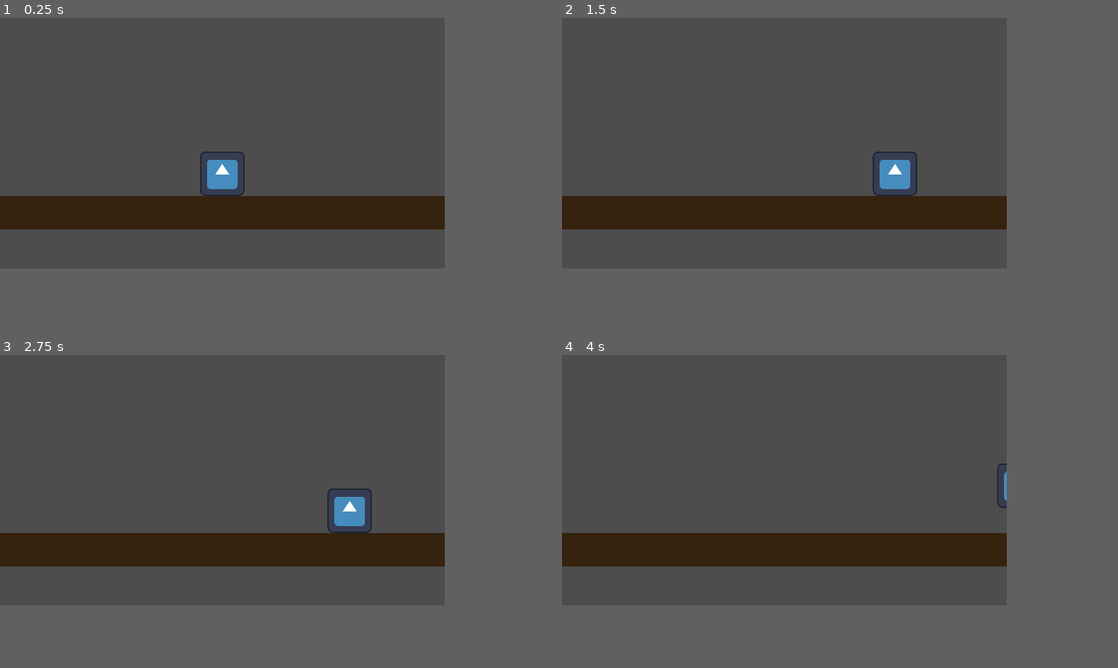
Above: before the commit, frames 1-4 (two rows, left to right).
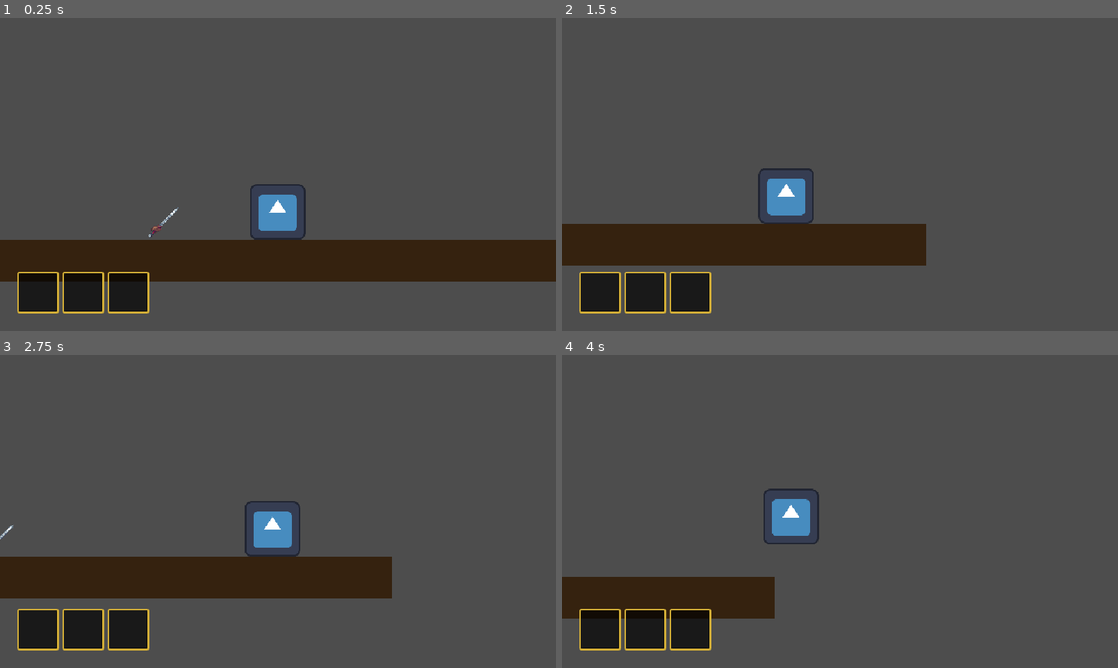
Above: after the commit, the same moments.

Repository: DA0806/baldwins-curse
Game: Godot game, scene res://Scenes/world.tscn
The game is run twice, just before and just after one commit, with the same random seed, the same clock (stepped at 60 frames per second) and the same inputs. The engine's default icon, where the game draws it, is replaced by a stand-in: a white triangle on a blue panel in a dark square.
Inputs:
- Up to frame 1 (0.25 s): no input
- Up to frame 2 (1.5 s): hold Right (move_right) from 0.53 s (still down); tap Z (attack_weapon_1, bound only after the commit) at 0.6 s; tap Space (jump) at 0.77 s; tap X (attack_weapon_2, bound only after the commit) at 0.8, 1.35 s
- Up to frame 3 (2.75 s): tap Space (jump) at 1.52 s; tap R (interact, bound only after the commit) at 1.55 s; release Right (move_right) at 2.03 s; hold Left (move_left) from 2.03 s (still down); hold R (interact, bound only after the commit) from 2.03 s (still down); tap V (next_mask, bound only after the commit) at 2.3 s
- Up to frame 4 (4 s): release Left (move_left) at 2.78 s; release R (interact, bound only after the commit) at 2.78 s; hold Right (move_right) from 2.78 s (still down); tap V (next_mask, bound only after the commit) at 2.85 s; tap Space (jump) at 3.02, 3.77 s; tap C (prev_mask, bound only after the commit) at 3.05, 3.6 s; tap Z (attack_weapon_1, bound only after the commit) at 3.8 s
In our replay, the window is 640x360 before the commit and 800x450 after it. These sizes can differ from the game's own. Grey fills any space a smaller window leaves; there, only what the larger window draws over its background counts as a difference.

The runs differ from the first frame. In frame 1, 25% of the frame differs, in the area x 0-100%, y 42-95%; in frame 2, 19%; in frame 3, 18%; in frame 4, 17%.
Error after the commit: Invalid assignment of property or key 'texture' with value of type 'Nil' on a base object of type 'null instance'. (res://Scripts/inventory_hud.gd:57)

Commit message:
Creación base de sistema de inventario y objetos

Diff:
--- /dev/null
+++ b/Items/Weapons/Copper_Sword_test.tres
@@ -0,0 +1,10 @@
+[gd_resource type="Resource" script_class="WeaponData" format=3 uid="uid://cyp805rgvnaym"]
+
+[ext_resource type="Texture2D" uid="uid://c67bln8s0mpff" path="res://Sprites/Items/Weapons/Copper_Sword.png" id="1_4tlhe"]
+[ext_resource type="Script" uid="uid://212wcwlgtnod" path="res://Scripts/Classes/WeaponData.gd" id="1_ql3g7"]
+
+[resource]
+script = ExtResource("1_ql3g7")
+name = "Copper Sword"
+icon = ExtResource("1_4tlhe")
+metadata/_custom_type_script = "uid://212wcwlgtnod"
--- /dev/null
+++ b/Scenes/InventoryHUD.tscn
@@ -0,0 +1,73 @@
+[gd_scene format=3 uid="uid://klv1ndqnc3fn"]
+
+[ext_resource type="Script" uid="uid://cisbd2bt126dw" path="res://Scripts/inventory_hud.gd" id="1_mphxm"]
+
+[sub_resource type="StyleBoxFlat" id="StyleBoxFlat_g4v7s"]
+bg_color = Color(0, 0, 0, 0.6666667)
+border_width_left = 2
+border_width_top = 2
+border_width_right = 2
+border_width_bottom = 2
+border_color = Color(0.83137256, 0.6862745, 0.21568628, 1)
+corner_radius_top_left = 2
+corner_radius_top_right = 2
+corner_radius_bottom_right = 2
+corner_radius_bottom_left = 2
+
+[node name="InventoryHUD" type="CanvasLayer" unique_id=2110751570]
+script = ExtResource("1_mphxm")
+
+[node name="MarginContainer" type="MarginContainer" parent="." unique_id=773502010]
+anchors_preset = 2
+anchor_top = 1.0
+anchor_bottom = 1.0
+offset_top = -40.0
+offset_right = 40.0
+grow_vertical = 0
+theme_override_constants/margin_left = 20
+theme_override_constants/margin_bottom = 20
+
+[node name="HBoxContainer" type="HBoxContainer" parent="MarginContainer" unique_id=777939430]
+layout_mode = 2
+
+[node name="WeaponSlot0" type="PanelContainer" parent="MarginContainer/HBoxContainer" unique_id=103944930]
+custom_minimum_size = Vector2(48, 48)
+layout_mode = 2
+theme_override_styles/panel = SubResource("StyleBoxFlat_g4v7s")
+
+[node name="WeaponIcon0" type="TextureRect" parent="MarginContainer/HBoxContainer/WeaponSlot0" unique_id=1653649064]
+layout_mode = 2
+expand_mode = 1
+stretch_mode = 5
+
+[node name="KeyLabel" type="Label" parent="MarginContainer/HBoxContainer/WeaponSlot0" unique_id=2111458112]
+layout_mode = 2
+horizontal_alignment = 2
+
+[node name="WeaponSlot1" type="PanelContainer" parent="MarginContainer/HBoxContainer" unique_id=318297238]
+custom_minimum_size = Vector2(48, 48)
+layout_mode = 2
+theme_override_styles/panel = SubResource("StyleBoxFlat_g4v7s")
+
+[node name="WeaponIcon0" type="TextureRect" parent="MarginContainer/HBoxContainer/WeaponSlot1" unique_id=283071622]
+layout_mode = 2
+expand_mode = 1
+stretch_mode = 5
+
+[node name="KeyLabel" type="Label" parent="MarginContainer/HBoxContainer/WeaponSlot1" unique_id=1481957191]
+layout_mode = 2
+horizontal_alignment = 2
+
+[node name="MaskSlot" type="PanelContainer" parent="MarginContainer/HBoxContainer" unique_id=1807070426]
+custom_minimum_size = Vector2(48, 48)
+layout_mode = 2
+theme_override_styles/panel = SubResource("StyleBoxFlat_g4v7s")
+
+[node name="MaskIcon" type="TextureRect" parent="MarginContainer/HBoxContainer/MaskSlot" unique_id=2133710436]
+layout_mode = 2
+expand_mode = 1
+stretch_mode = 5
+
+[node name="KeyLabel" type="Label" parent="MarginContainer/HBoxContainer/MaskSlot" unique_id=1136654250]
+layout_mode = 2
+horizontal_alignment = 2
--- a/Scenes/world.tscn
+++ b/Scenes/world.tscn
@@ -1,7 +1,12 @@
 [gd_scene format=3 uid="uid://ctb5fsy2hy3xd"]
 
 [ext_resource type="Script" uid="uid://j2623whot5mn" path="res://Scripts/Player.gd" id="1_go701"]
+[ext_resource type="PackedScene" uid="uid://klv1ndqnc3fn" path="res://Scenes/InventoryHUD.tscn" id="1_o06y3"]
 [ext_resource type="Texture2D" uid="uid://c10nnxceaw3oh" path="res://icon.svg" id="2_5a7ea"]
+[ext_resource type="Script" uid="uid://x2fjxeulppav" path="res://Scripts/camera_follow.gd" id="3_5a7ea"]
+[ext_resource type="Script" uid="uid://slmr1c0jrisj" path="res://Scripts/ItemPickup.gd" id="4_fo5ed"]
+[ext_resource type="Resource" uid="uid://cyp805rgvnaym" path="res://Items/Weapons/Copper_Sword_test.tres" id="5_5ukr8"]
+[ext_resource type="Script" uid="uid://bbea22sum40t1" path="res://Scripts/PlayerInventory.gd" id="6_5ukr8"]
 
 [sub_resource type="RectangleShape2D" id="RectangleShape2D_g4v7s"]
 size = Vector2(640, 48)
@@ -9,7 +14,12 @@
 [sub_resource type="RectangleShape2D" id="RectangleShape2D_yf5fn"]
 size = Vector2(64, 64)
 
+[sub_resource type="RectangleShape2D" id="RectangleShape2D_57qmd"]
+size = Vector2(72, 64)
+
 [node name="World" type="Node2D" unique_id=871301412]
+
+[node name="InventoryHUD" parent="." unique_id=2110751570 instance=ExtResource("1_o06y3")]
 
 [node name="StaticBody2D" type="StaticBody2D" parent="." unique_id=882411664]
 
@@ -23,8 +33,9 @@
 offset_bottom = 304.0
 color = Color(0.20777261, 0.13248652, 0.059733137, 1)
 
-[node name="CharacterBody2D" type="CharacterBody2D" parent="." unique_id=1540776905]
+[node name="CharacterBody2D" type="CharacterBody2D" parent="." unique_id=1540776905 groups=["player"]]
 position = Vector2(320, 184)
+collision_layer = 3
 script = ExtResource("1_go701")
 
 [node name="Sprite2D" type="Sprite2D" parent="CharacterBody2D" unique_id=791922729]
@@ -41,3 +52,37 @@
 [node name="RayRight" type="RayCast2D" parent="CharacterBody2D" unique_id=283118598]
 position = Vector2(24, -32)
 rotation = 3.1415927
+
+[node name="Camera2D" type="Camera2D" parent="CharacterBody2D" unique_id=867107268]
+position_smoothing_enabled = true
+script = ExtResource("3_5a7ea")
+look_ahead_distance = 120.0
+look_ahead_speed = 1.5
+
+[node name="PlayerInventory" type="Node" parent="CharacterBody2D" unique_id=1168588483]
+script = ExtResource("6_5ukr8")
+metadata/_custom_type_script = "uid://bbea22sum40t1"
+
+[node name="ItemPickup" type="Area2D" parent="." unique_id=941392861]
+position = Vector2(200, 248)
+collision_layer = 2
+collision_mask = 2
+script = ExtResource("4_fo5ed")
+item_data = ExtResource("5_5ukr8")
+metadata/_custom_type_script = "uid://slmr1c0jrisj"
+
+[node name="Sprite2D" type="Sprite2D" parent="ItemPickup" unique_id=111688473]
+position = Vector2(-12, -12)
+scale = Vector2(0.625, 0.625)
+
+[node name="CollisionShape2D" type="CollisionShape2D" parent="ItemPickup" unique_id=1741093418]
+position = Vector2(-12, -16)
+shape = SubResource("RectangleShape2D_57qmd")
+
+[node name="Label" type="Label" parent="ItemPickup" unique_id=1726923680]
+visible = false
+offset_left = -40.000008
+offset_top = -48.0
+offset_right = 23.999992
+offset_bottom = -25.0
+horizontal_alignment = 1
--- /dev/null
+++ b/Scripts/Classes/ItemData.gd
@@ -0,0 +1,9 @@
+class_name ItemData
+extends Resource
+
+enum ItemType { WEAPON, MASK }
+
+@export var id: String = ""
+@export var name: String = ""
+@export var icon: Texture2D
+@export var item_type: ItemType = ItemType.WEAPON
--- /dev/null
+++ b/Scripts/Classes/MaskData.gd
@@ -0,0 +1,9 @@
+class_name MaskData
+extends ItemData
+
+@export var passive_stat_multiplier: float = 1.15
+@export var combo_effect_id: String = "bleed" # Ej: Sangrado, Fuego, Parrying
+@export var swap_cooldown: float = 1.0 # Pequeño cooldown para evitar spam
+
+func _init() -> void:
+	item_type = ItemType.MASK
--- /dev/null
+++ b/Scripts/Classes/WeaponData.gd
@@ -0,0 +1,9 @@
+class_name WeaponData
+extends ItemData
+
+@export var base_damage: float = 20.0
+@export var attack_cooldown: float = 0.4
+@export var combo_animation_tag: String = "slash"
+
+func _init() -> void:
+	item_type = ItemType.WEAPON
--- /dev/null
+++ b/Scripts/ItemPickup.gd
@@ -0,0 +1,86 @@
+class_name ItemPickup
+extends Area2D
+
+@export var item_data: ItemData:
+	set(value):
+		item_data = value
+		update_appearance()
+
+# Si quieres que solo diga el nombre ("Espada") o con tecla ("[E] Espada")
+@export var show_key_prompt: bool = true
+
+@onready var sprite: Sprite2D = $Sprite2D
+@onready var prompt_label: Label = $Label
+
+var player_in_range: PlayerInventory = null
+
+func _ready() -> void:
+	body_entered.connect(_on_body_entered)
+	body_exited.connect(_on_body_exited)
+
+	# Centrar el Label automáticamente si no lo está
+	if prompt_label:
+		prompt_label.horizontal_alignment = HORIZONTAL_ALIGNMENT_CENTER
+		prompt_label.vertical_alignment = VERTICAL_ALIGNMENT_CENTER
+
+	update_appearance()
+
+func update_appearance() -> void:
+	if not is_inside_tree() or not prompt_label or not sprite:
+		return
+
+	if item_data:
+		sprite.texture = item_data.icon
+		if show_key_prompt:
+			prompt_label.text = "[R] " + item_data.name
+		else:
+			prompt_label.text = item_data.name
+	else:
+		sprite.texture = null
+		prompt_label.text = ""
+
+	# Empieza oculto hasta que el jugador se acerque
+	prompt_label.visible = false
+
+func _unhandled_input(event: InputEvent) -> void:
+	# Recoger con la tecla E (acción "interact")
+	if player_in_range and event.is_action_pressed("interact") and not event.is_echo():
+		pick_up()
+
+func pick_up() -> void:
+	if not item_data or not player_in_range:
+		return
+
+	var dropped_item: ItemData = null
+
+	if item_data is WeaponData:
+		dropped_item = player_in_range.equip_weapon(0, item_data as WeaponData)
+	elif item_data is MaskData:
+		dropped_item = player_in_range.add_or_swap_mask(item_data as MaskData)
+
+	if dropped_item:
+		# Si expulsó un item del inventario, lo dejamos en el suelo
+		item_data = dropped_item
+		update_appearance()
+	else:
+		# Si había espacio libre, el pickup desaparece del mapa
+		queue_free()
+
+func _get_player_inventory(body: Node2D) -> PlayerInventory:
+	var inv: PlayerInventory = body.get_node_or_null("PlayerInventory")
+	if not inv and "inventory" in body:
+		inv = body.inventory as PlayerInventory
+	return inv
+
+func _on_body_entered(body: Node2D) -> void:
+	var inv: PlayerInventory = _get_player_inventory(body)
+	if inv:
+		player_in_range = inv
+		if prompt_label and item_data:
+			prompt_label.visible = true
+
+func _on_body_exited(body: Node2D) -> void:
+	if player_in_range and _get_player_inventory(body) == player_in_range:
+		player_in_range = null
+		if prompt_label:
+			prompt_label.visible = false
--- a/Scripts/Player.gd
+++ b/Scripts/Player.gd
@@ -124,3 +124,27 @@
 		sprite.flip_h = false
 	elif velocity.x < -5:
 		sprite.flip_h = true
+
+@onready var inventory: PlayerInventory = $PlayerInventory
+
+# --------------------------------------
+# --------- Lógica de combate ----------
+#---------------------------------------
+
+func _unhandled_input(event: InputEvent) -> void:
+	if Input.is_action_just_pressed("next_mask"):
+		inventory.cycle_mask(1)
+	elif Input.is_action_just_pressed("prev_mask"):
+		inventory.cycle_mask(-1)
+
+	if Input.is_action_just_pressed("attack_weapon_1"):
+		execute_attack(inventory.weapons[0])
+	elif Input.is_action_just_pressed("attack_weapon_2"):
+		execute_attack(inventory.weapons[1])
+
+func execute_attack(weapon: WeaponData) -> void:
+	if not weapon:
+		return
+	var active_mask: MaskData = inventory.get_active_mask()
+	# Aquí aplicas el daño base del arma modificado por la máscara activa
+	print("Atacando con: ", weapon.name, " | Máscara activa: ", active_mask.name if active_mask else "Ninguna")
--- /dev/null
+++ b/Scripts/PlayerInventory.gd
@@ -0,0 +1,81 @@
+class_name PlayerInventory
+extends Node
+
+# Señales para conectar con la UI o el Player Controller
+signal weapon_swapped(slot_index: int, new_weapon: WeaponData, old_weapon: WeaponData)
+signal mask_changed(new_mask: MaskData, previous_mask: MaskData)
+signal mask_list_updated()
+
+# Slots fijos para 2 armas (Dead Cells style)
+@export var weapons: Array[WeaponData] = [null, null]
+
+# Colección de máscaras equipadas (Lista Circular)
+@export var max_carried_masks: int = 3
+var carried_masks: Array[MaskData] = []
+var active_mask_index: int = 0
+var mask_swap_timer: float = 0.0
+
+func _process(delta: float) -> void:
+	if mask_swap_timer > 0.0:
+		mask_swap_timer -= delta
+
+# ==========================================
+# LÓGICA DE ARMAS
+# ==========================================
+
+## Equipa o intercambia un arma en el slot especificado (0 o 1). Devuelve el arma que se desequipa.
+func equip_weapon(slot: int, new_weapon: WeaponData) -> WeaponData:
+	if slot < 0 or slot > 1:
+		return null
+
+	var old_weapon: WeaponData = weapons[slot]
+	weapons[slot] = new_weapon
+
+	weapon_swapped.emit(slot, new_weapon, old_weapon)
+	return old_weapon
+
+# ==========================================
+# LÓGICA DE MÁSCARAS (CICLADO EN COMBATE & SWAP)
+# ==========================================
+
+## Cicla entre las máscaras que lleva el jugador (1: siguiente, -1: anterior)
+func cycle_mask(direction: int = 1) -> MaskData:
+	if carried_masks.is_empty() or mask_swap_timer > 0.0:
+		return get_active_mask()
+
+	var prev_mask: MaskData = get_active_mask()
+
+	# Comportamiento de buffer circular: (index + dir) mod len
+	active_mask_index = (active_mask_index + direction) % carried_masks.size()
+	if active_mask_index < 0:
+		active_mask_index = carried_masks.size() - 1
+
+	var new_mask: MaskData = carried_masks[active_mask_index]
+	mask_swap_timer = new_mask.swap_cooldown
+
+	mask_changed.emit(new_mask, prev_mask)
+	return new_mask
+
+## Añade una máscara al cinto o reemplaza la activa si está lleno el límite
+func add_or_swap_mask(new_mask: MaskData) -> MaskData:
+	var dropped_mask: MaskData = null
+
+	if carried_masks.size() < max_carried_masks:
+		carried_masks.append(new_mask)
+		# Si es la primera, queda activa
+		if carried_masks.size() == 1:
+			active_mask_index = 0
+			mask_changed.emit(new_mask, null)
+	else:
+		# Intercambia con la máscara actualmente activa
+		dropped_mask = carried_masks[active_mask_index]
+		carried_masks[active_mask_index] = new_mask
+		mask_changed.emit(new_mask, dropped_mask)
+
+	mask_list_updated.emit()
+	return dropped_mask
+
+func get_active_mask() -> MaskData:
+	if carried_masks.is_empty():
+		return null
+	return carried_masks[active_mask_index]
--- /dev/null
+++ b/Scripts/camera_follow.gd
@@ -0,0 +1,31 @@
+extends Camera2D
+
+@export_group("Look-Ahead (Desplazamiento)")
+## Distancia en píxeles que la cámara mira hacia adelante
+@export var look_ahead_distance: float = 64.0
+## Velocidad de transición entre lados (más bajo = más suave)
+@export var look_ahead_speed: float = 3.0
+## Desplazamiento vertical constante (para ver un poco más arriba/abajo)
+@export var vertical_offset: float = -20.0
+
+@onready var player: CharacterBody2D = get_parent()
+
+var target_offset_x: float = 0.0
+
+func _ready() -> void:
+	# Aseguramos suavizado de posición nativo
+	position_smoothing_enabled = true
+	offset.y = vertical_offset
+
+func _process(delta: float) -> void:
+	if not player:
+		return
+
+	# 1. Determinar hacia dónde mira el personaje según su velocidad horizontal
+	if player.velocity.x > 10.0:
+		target_offset_x = look_ahead_distance
+	elif player.velocity.x < -10.0:
+		target_offset_x = -look_ahead_distance
+
+	# 2. Transición suave del offset horizontal hacia el objetivo
+	offset.x = lerp(offset.x, target_offset_x, look_ahead_speed * delta)
--- /dev/null
+++ b/Scripts/inventory_hud.gd
@@ -0,0 +1,58 @@
+class_name InventoryHUD
+extends CanvasLayer
+
+# Referencias a los TextureRect donde se dibujarán los iconos
+@onready var weapon_icon_0: TextureRect = $MarginContainer/HBoxContainer/WeaponSlot0/WeaponIcon0
+@onready var weapon_icon_1: TextureRect = $MarginContainer/HBoxContainer/WeaponSlot1/WeaponIcon1
+@onready var mask_icon: TextureRect = $MarginContainer/HBoxContainer/MaskSlot/MaskIcon
+
+var inventory_ref: PlayerInventory = null
+
+func _ready() -> void:
+	# Busca el inventario del jugador automáticamente en la escena actual
+	var player = get_tree().get_first_node_in_group("player")
+	if player:
+		var inv: PlayerInventory = player.get_node_or_null("PlayerInventory")
+		if not inv and "inventory" in player:
+			inv = player.inventory
+		if inv:
+			setup_inventory(inv)
+
+## Conecta las señales del PlayerInventory con la UI
+func setup_inventory(inventory: PlayerInventory) -> void:
+	inventory_ref = inventory
+
+	# Conectar señales para actualización en tiempo real
+	inventory.weapon_swapped.connect(_on_weapon_swapped)
+	inventory.mask_changed.connect(_on_mask_changed)
+
+	# Cargar los datos iniciales que ya tenga equipados
+	_update_all_slots()
+
+func _update_all_slots() -> void:
+	if not inventory_ref:
+		return
+
+	# Actualizar arma 1
+	_update_slot_icon(weapon_icon_0, inventory_ref.weapons[0])
+	# Actualizar arma 2
+	_update_slot_icon(weapon_icon_1, inventory_ref.weapons[1])
+	# Actualizar máscara activa
+	_update_slot_icon(mask_icon, inventory_ref.get_active_mask())
+
+func _on_weapon_swapped(slot: int, new_weapon: WeaponData, _old_weapon: WeaponData) -> void:
+	if slot == 0:
+		_update_slot_icon(weapon_icon_0, new_weapon)
+	elif slot == 1:
+		_update_slot_icon(weapon_icon_1, new_weapon)
+
+func _on_mask_changed(new_mask: MaskData, _old_mask: MaskData) -> void:
+	_update_slot_icon(mask_icon, new_mask)
+
+func _update_slot_icon(target_rect: TextureRect, item: ItemData) -> void:
+	if item and item.icon:
+		target_rect.texture = item.icon
+		target_rect.visible = true
+	else:
+		target_rect.texture = null
+		target_rect.visible = false
--- a/project.godot
+++ b/project.godot
@@ -19,6 +19,8 @@
 
 window/size/viewport_width=640
 window/size/viewport_height=360
+window/size/window_width_override=1280
+window/size/window_height_override=720
 window/stretch/mode="viewport"
 window/stretch/scale_mode="integer"
 
@@ -40,6 +42,31 @@
 "events": [Object(InputEventKey,"resource_local_to_scene":false,"resource_name":"","device":-1,"window_id":0,"alt_press …(195 unchanged characters)…
 ]
 }
+interact={
+"deadzone": 0.2,
+"events": [Object(InputEventKey,"resource_local_to_scene":false,"resource_name":"","device":-1,"window_id":0,"alt_pressed":false,"shift_pressed":false,"ctrl_pressed":false,"meta_pressed":false,"pressed":false,"keycode":0,"physical_keycode":82,"key_label":0,"unicode":114,"location":0,"echo":false,"script":null)
+]
+}
+attack_weapon_1={
+"deadzone": 0.2,
+"events": [Object(InputEventKey,"resource_local_to_scene":false,"resource_name":"","device":-1,"window_id":0,"alt_pressed":false,"shift_pressed":false,"ctrl_pressed":false,"meta_pressed":false,"pressed":false,"keycode":0,"physical_keycode":90,"key_label":0,"unicode":122,"location":0,"echo":false,"script":null)
+]
+}
+attack_weapon_2={
+"deadzone": 0.2,
+"events": [Object(InputEventKey,"resource_local_to_scene":false,"resource_name":"","device":-1,"window_id":0,"alt_pressed":false,"shift_pressed":false,"ctrl_pressed":false,"meta_pressed":false,"pressed":false,"keycode":0,"physical_keycode":88,"key_label":0,"unicode":120,"location":0,"echo":false,"script":null)
+]
+}
+prev_mask={
+"deadzone": 0.2,
+"events": [Object(InputEventKey,"resource_local_to_scene":false,"resource_name":"","device":-1,"window_id":0,"alt_pressed":false,"shift_pressed":false,"ctrl_pressed":false,"meta_pressed":false,"pressed":false,"keycode":0,"physical_keycode":67,"key_label":0,"unicode":99,"location":0,"echo":false,"script":null)
+]
+}
+next_mask={
+"deadzone": 0.2,
+"events": [Object(InputEventKey,"resource_local_to_scene":false,"resource_name":"","device":-1,"window_id":0,"alt_pressed":false,"shift_pressed":false,"ctrl_pressed":false,"meta_pressed":false,"pressed":false,"keycode":0,"physical_keycode":86,"key_label":0,"unicode":118,"location":0,"echo":false,"script":null)
+]
+}
 
 [physics]
 
Not shown, added: Scripts/Classes/ItemData.gd.uid
Not shown, added: Scripts/Classes/MaskData.gd.uid
Not shown, added: Scripts/Classes/WeaponData.gd.uid
Not shown, added: Scripts/ItemPickup.gd.uid
Not shown, added: Scripts/PlayerInventory.gd.uid
Not shown, added: Scripts/camera_follow.gd.uid
Not shown, added: Scripts/inventory_hud.gd.uid
Binary file added: Sprites/Items/Weapons/Copper_Sword.png
Not shown, added: Sprites/Items/Weapons/Copper_Sword.png.import
